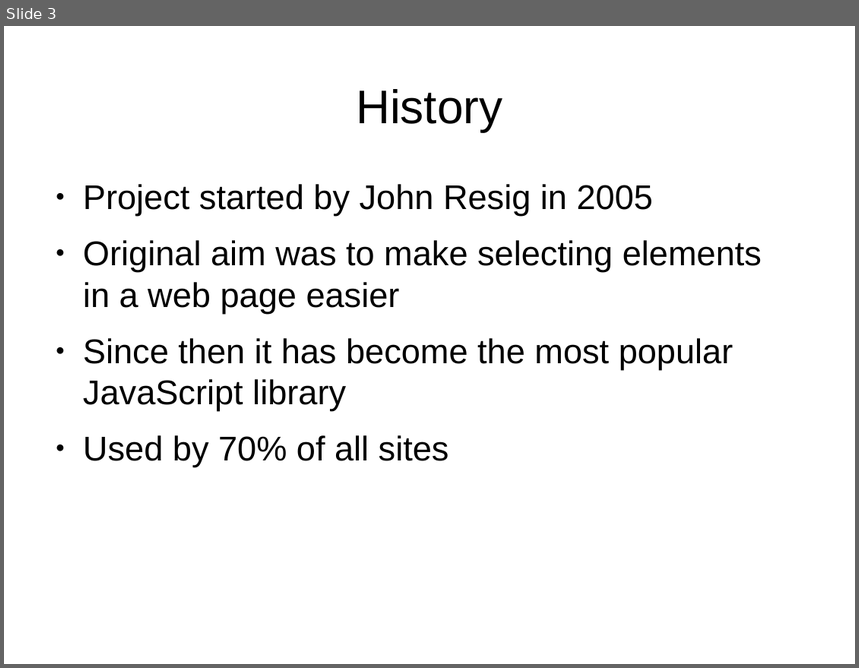
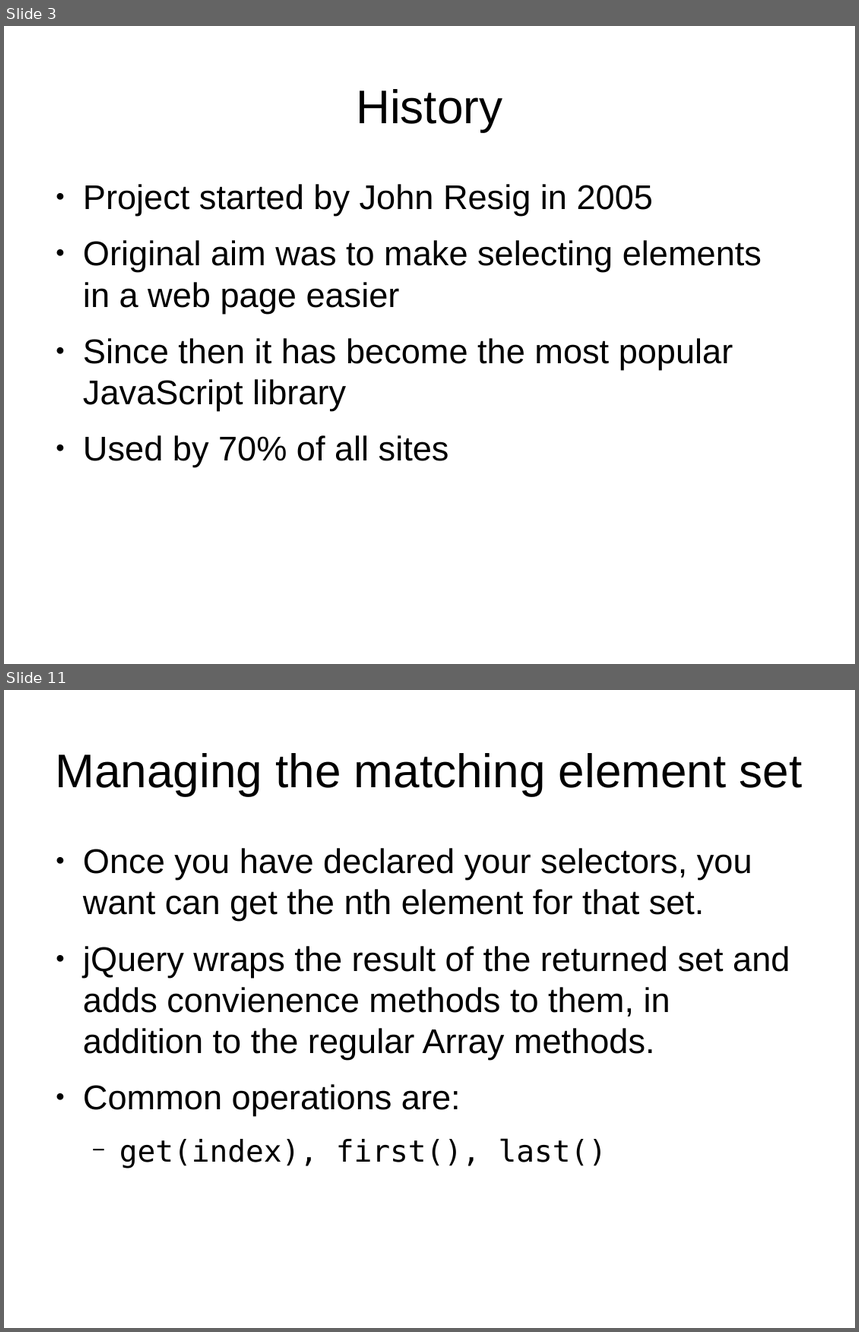
Before and after one commit to tomafc330/presentations, a slide deck: jquery/presentation.odp. Shown one above the other, each under a label of ours: slide 3 before the commit, slides 3 and 11 after it; the slides between them are not shown. The pictures are 859x668 and 859x1332 pixels, drawn with LibreOffice and Linux fonts; fonts in the diff are those of the drawing. Boxes give left, top, right and bottom in pixels: in the first picture for what was removed or moved away, otherwise in the second. Text is boxed around its words. In the diff, an @@ line names an element or a change of style, - is before the commit and + after.

```diff
--- a/jquery/presentation.odp
+++ b/jquery/presentation.odp
@@ slide 11 added at (4,690,855,1328), background #FFFFFF @@
@@ title added at (56,753,803,796), 44 pt, text #000000 @@
+Managing the matching element set
@@ text added at (83,848,790,1169), 32 pt, text #000000 @@
+● Once you have declared your selectors, you want can get the nth element for that set.
+● jQuery wraps the result of the returned set and adds convienence methods to them, in addition to the regular Array methods.
+● Common operations are:
+  − get(index), first(), last()
```
Also in this commit, not shown: 5 slides changed, 14 other slides added, 10 other files.
